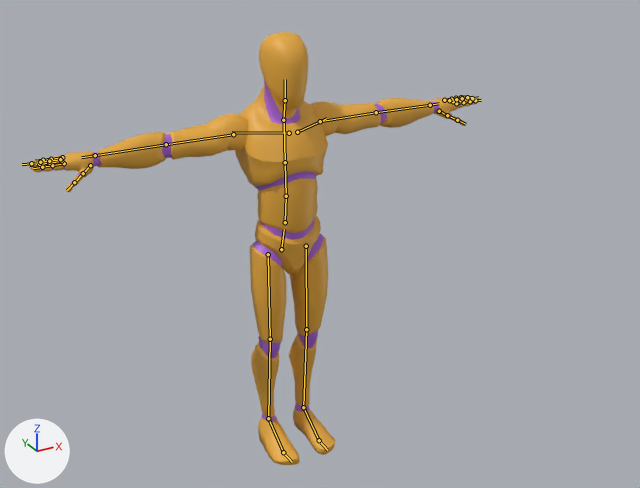
The glTF model utility/movement/flat-plane/assets/quaternius/UAL2_Climb.glb, before and after one commit.
Rendered twice from a 50 mm camera at (-1.51, -3.03, 2.44) aimed at (-0.08, -0.43, 1.14). Lighting does not change. The marker at lower left points along +X, +Y and +Z. The picture after the commit comes second. The bones that change, and the others that lie on the model, are drawn over the model as lines.

In view in the first picture: 'Mannequin'.
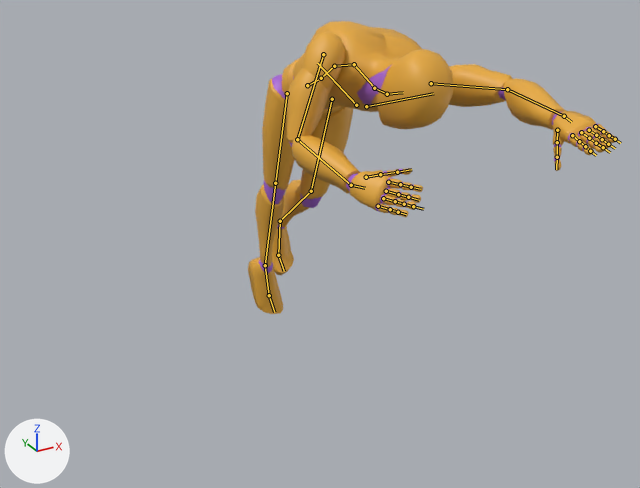
The newer file adds an action. The first version stands in its rest pose; the second is drawn at frame 7 of the action 'JogToFlip'.

Patch to the scene script:
```diff
--- a/utility/movement/flat-plane/assets/quaternius/UAL2_Climb.glb.py
+++ b/utility/movement/flat-plane/assets/quaternius/UAL2_Climb.glb.py
@@ bone_pelvis @@
 bone_pelvis = bpy.data.objects['Armature'].pose.bones['pelvis']  # child of 'root'
-bone_pelvis.location = (0.0, 0.0, 0.0)
-bone_pelvis.rotation_quaternion = (1.0, 0.0, 0.0, 0.0)  # degrees (0, 0, 0)
+bone_pelvis.location = (0.03, 0.757, -0.005)
+bone_pelvis.rotation_quaternion = (0.89, 0.434, -0.132, -0.02)  # degrees (53, -13, -9)
@@ bone_spine_02 @@
 bone_spine_02 = bpy.data.objects['Armature'].pose.bones['spine_02']  # child of 'spine_01'
-bone_spine_02.rotation_quaternion = (1.0, 0.0, 0.0, 0.0)  # degrees (0, 0, 0)
+bone_spine_02.rotation_quaternion = (0.969, 0.232, 0.066, -0.036)  # degrees (27, 8, -2)
@@ bone_spine_03 @@
 bone_spine_03 = bpy.data.objects['Armature'].pose.bones['spine_03']  # child of 'spine_02'
-bone_spine_03.rotation_quaternion = (1.0, 0.0, 0.0, 0.0)  # degrees (0, 0, 0)
+bone_spine_03.rotation_quaternion = (0.968, 0.234, -0.081, 0.008)  # degrees (27, -9, -1)
@@ bone_neck_01 @@
 bone_neck_01 = bpy.data.objects['Armature'].pose.bones['neck_01']  # child of 'spine_03'
-bone_neck_01.rotation_quaternion = (1.0, 0.0, 0.0, 0.0)  # degrees (0, 0, 0)
+bone_neck_01.rotation_quaternion = (0.969, -0.234, 0.078, -0.017)  # degrees (-27, 8, -4)
@@ bone_head @@
 bone_head = bpy.data.objects['Armature'].pose.bones['Head']  # child of 'neck_01'
-bone_head.rotation_quaternion = (1.0, 0.0, 0.0, 0.0)  # degrees (0, 0, 0)
+bone_head.rotation_quaternion = (0.997, -0.056, -0.002, -0.049)  # degrees (-6, -1, -6)
@@ bone_clavicle_l @@
 bone_clavicle_l = bpy.data.objects['Armature'].pose.bones['clavicle_l']  # child of 'spine_03'
-bone_clavicle_l.rotation_quaternion = (1.0, 0.0, 0.0, 0.0)  # degrees (0, 0, 0)
+bone_clavicle_l.rotation_quaternion = (0.991, 0.128, 0.002, 0.016)  # degrees (15, 0, 2)
@@ bone_upperarm_l @@
 bone_upperarm_l = bpy.data.objects['Armature'].pose.bones['upperarm_l']  # child of 'clavicle_l'
-bone_upperarm_l.rotation_quaternion = (1.0, 0.0, 0.0, 0.0)  # degrees (0, 0, 0)
+bone_upperarm_l.rotation_quaternion = (0.887, -0.285, 0.0, 0.353)  # degrees (-31, 12, 40)
@@ bone_lowerarm_l @@
 bone_lowerarm_l = bpy.data.objects['Armature'].pose.bones['lowerarm_l']  # child of 'upperarm_l'
-bone_lowerarm_l.rotation_quaternion = (1.0, 0.0, 0.0, 0.0)  # degrees (0, 0, 0)
+bone_lowerarm_l.rotation_quaternion = (0.714, 0.157, -0.648, 0.187)  # degrees (-10, -84, 39)
@@ bone_hand_l @@
 bone_hand_l = bpy.data.objects['Armature'].pose.bones['hand_l']  # child of 'lowerarm_l'
-bone_hand_l.rotation_quaternion = (1.0, 0.0, 0.0, 0.0)  # degrees (0, 0, 0)
+bone_hand_l.rotation_quaternion = (0.992, 0.117, -0.043, 0.011)  # degrees (13, -5, 1)
@@ bone_upperarm_r @@
 bone_upperarm_r = bpy.data.objects['Armature'].pose.bones['upperarm_r']  # child of 'clavicle_r'
-bone_upperarm_r.rotation_quaternion = (1.0, 0.0, 0.0, 0.0)  # degrees (0, 0, 0)
+bone_upperarm_r.rotation_quaternion = (0.758, 0.568, 0.0, -0.319)  # degrees (68, 21, -31)
@@ bone_lowerarm_r @@
 bone_lowerarm_r = bpy.data.objects['Armature'].pose.bones['lowerarm_r']  # child of 'upperarm_r'
-bone_lowerarm_r.rotation_quaternion = (1.0, 0.0, 0.0, 0.0)  # degrees (0, 0, 0)
+bone_lowerarm_r.rotation_quaternion = (0.517, 0.377, 0.64, -0.425)  # degrees (56, 101, -13)
@@ bone_hand_r @@
 bone_hand_r = bpy.data.objects['Armature'].pose.bones['hand_r']  # child of 'lowerarm_r'
-bone_hand_r.rotation_quaternion = (1.0, 0.0, 0.0, 0.0)  # degrees (0, 0, 0)
+bone_hand_r.rotation_quaternion = (0.978, 0.199, -0.04, 0.045)  # degrees (23, -5, 4)
@@ bone_thigh_l @@
 bone_thigh_l = bpy.data.objects['Armature'].pose.bones['thigh_l']  # child of 'pelvis'
-bone_thigh_l.rotation_quaternion = (1.0, 0.0, 0.0, 0.0)  # degrees (0, 0, 0)
+bone_thigh_l.rotation_quaternion = (0.941, -0.336, 0.0, -0.028)  # degrees (-39, -1, -3)
@@ bone_calf_l @@
 bone_calf_l = bpy.data.objects['Armature'].pose.bones['calf_l']  # child of 'thigh_l'
-bone_calf_l.rotation_quaternion = (1.0, 0.0, 0.0, 0.0)  # degrees (0, 0, 0)
+bone_calf_l.rotation_quaternion = (0.949, 0.314, -0.005, 0.002)  # degrees (37, -1, 0)
@@ bone_foot_l @@
 bone_foot_l = bpy.data.objects['Armature'].pose.bones['foot_l']  # child of 'calf_l'
-bone_foot_l.rotation_quaternion = (1.0, 0.0, 0.0, 0.0)  # degrees (0, 0, 0)
+bone_foot_l.rotation_quaternion = (0.978, 0.154, -0.096, -0.078)  # degrees (19, -9, -11)
@@ bone_ball_l @@
 bone_ball_l = bpy.data.objects['Armature'].pose.bones['ball_l']  # child of 'foot_l'
-bone_ball_l.rotation_quaternion = (1.0, 0.0, 0.0, 0.0)  # degrees (0, 0, 0)
+bone_ball_l.rotation_quaternion = (0.987, 0.15, 0.0, 0.0)  # degrees (17, 0, 0)
@@ bone_thigh_r @@
 bone_thigh_r = bpy.data.objects['Armature'].pose.bones['thigh_r']  # child of 'pelvis'
-bone_thigh_r.rotation_quaternion = (1.0, 0.0, 0.0, 0.0)  # degrees (0, 0, 0)
+bone_thigh_r.rotation_quaternion = (-0.951, 0.297, 0.0, 0.076)  # degrees (-35, -3, -8)
@@ bone_calf_r @@
 bone_calf_r = bpy.data.objects['Armature'].pose.bones['calf_r']  # child of 'thigh_r'
-bone_calf_r.rotation_quaternion = (1.0, 0.0, 0.0, 0.0)  # degrees (0, 0, 0)
+bone_calf_r.rotation_quaternion = (0.999, -0.034, 0.002, 0.0)  # degrees (-4, 0, 0)
@@ bone_foot_r @@
 bone_foot_r = bpy.data.objects['Armature'].pose.bones['foot_r']  # child of 'calf_r'
-bone_foot_r.rotation_quaternion = (1.0, 0.0, 0.0, 0.0)  # degrees (0, 0, 0)
+bone_foot_r.rotation_quaternion = (0.845, 0.503, -0.077, -0.163)  # degrees (61, 2, -21)
```

Where the change shows, as pixel boxes [x1, y1, x2, y2] in the pictures (640 x 488 px):
'Mannequin', posed (17% narrower, 32% shorter): before [30, 32, 477, 465]; after [248, 21, 617, 314]
bone 'pelvis', root to tip: before (281, 249) to (284, 229); after (307, 85) to (318, 80)
bone 'spine_02', root to tip: before (286, 196) to (285, 162); after (334, 66) to (354, 64)
bone 'spine_03', root to tip: before (285, 162) to (284, 122); after (354, 64) to (373, 86)
bone 'neck_01', root to tip: before (283, 120) to (285, 100); after (374, 88) to (387, 94)
bone 'Head', root to tip: before (285, 100) to (285, 79); after (387, 94) to (403, 92)
bone 'clavicle_l', root to tip: before (297, 132) to (326, 118); after (366, 106) to (433, 93)
bone 'upperarm_l', root to tip: before (320, 121) to (376, 112); after (431, 83) to (507, 89)
bone 'lowerarm_l', root to tip: before (376, 112) to (430, 105); after (507, 89) to (564, 116)
bone 'hand_l', root to tip: before (430, 105) to (439, 103); after (564, 116) to (571, 122)
bone 'upperarm_r', root to tip: before (233, 134) to (166, 144); after (323, 54) to (297, 139)
bone 'lowerarm_r', root to tip: before (166, 144) to (95, 155); after (297, 139) to (351, 185)
bone 'hand_r', root to tip: before (95, 155) to (81, 157); after (351, 185) to (365, 188)
bone 'thigh_l', root to tip: before (306, 246) to (306, 329); after (332, 99) to (311, 191)
bone 'calf_l', root to tip: before (306, 329) to (303, 407); after (311, 191) to (280, 221)
bone 'foot_l', root to tip: before (303, 407) to (319, 440); after (280, 221) to (278, 255)
bone 'ball_l', root to tip: before (319, 440) to (327, 450); after (278, 255) to (284, 271)
bone 'thigh_r', root to tip: before (268, 254) to (270, 339); after (287, 93) to (275, 183)
bone 'calf_r', root to tip: before (270, 339) to (268, 418); after (275, 183) to (265, 265)
bone 'foot_r', root to tip: before (268, 418) to (283, 452); after (265, 265) to (269, 295)
